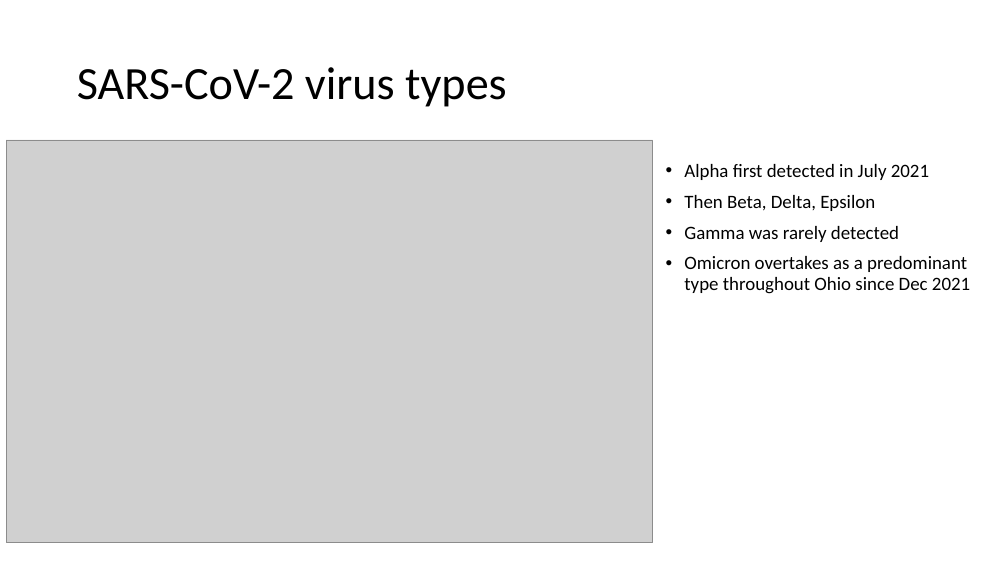
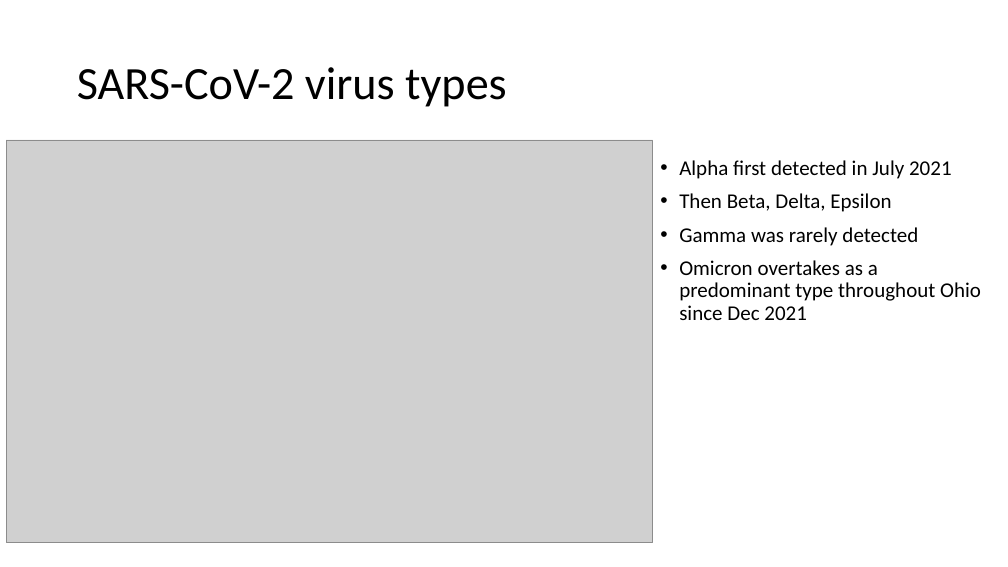
Before and after one commit to pberezina/COVID19-Wastewater-ML, a slide deck: slide 10 of slides.pptx. Drawn at 1008x567 pixels with LibreOffice and Linux fonts; fonts in the diff are those of the drawing; grey boxes stand for pictures. Boxes give left, top, right and bottom in pixels: in the first picture for what was removed or moved away, otherwise in the second. Text is boxed around its words. In the diff, an @@ line names an element or a change of style, - is before the commit and + after.

```diff
--- a/slides.pptx
+++ b/slides.pptx
@@ text "Alpha first detected in July ..." at (679, 160, 981, 320): size 18 to 20 pt @@
```
Also in this commit, not shown: 3 other slides changed, 4 slides added, 2 slides removed, 4 other files.
